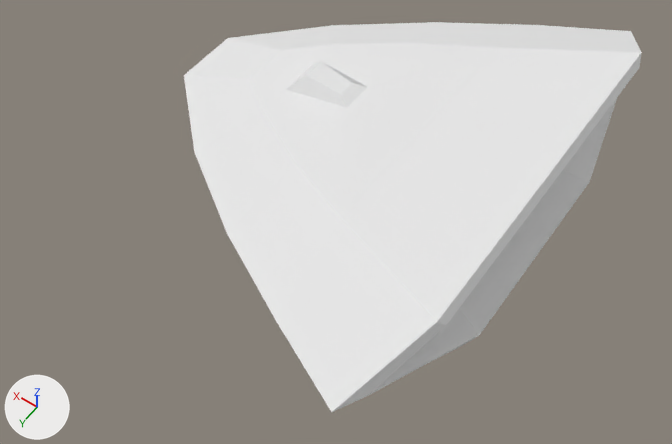
The FBX model Assets/3d/PlayerShip.fbx, before and after one commit.
Both versions are drawn from a 50 mm lens placed at (-1.25, 2.0, 2.47), pointed at (-0.04, 0.31, -0.18). The lights are fixed; the arrows at lower left show +X, +Y and +Z.

Before the edit, the objects in view are built like this:
```python
me_cube = bpy.data.meshes.new('Cube')
me_cube.from_pydata(...)  # 54 vertices, 54 faces; spans x -1.01..1.01, y -0.81..0.7, z -0.25..0.21
me_cube.materials.append(mat_material)  # white #e7e7e7
ob_ship = bpy.data.objects.new('Ship', me_cube)
ob_ship.location = (0.0, 0.008, 0.023)
ob_ship.rotation_euler = (0.0, 0.0, 1.571)  # degrees (0, 0, 90)
```
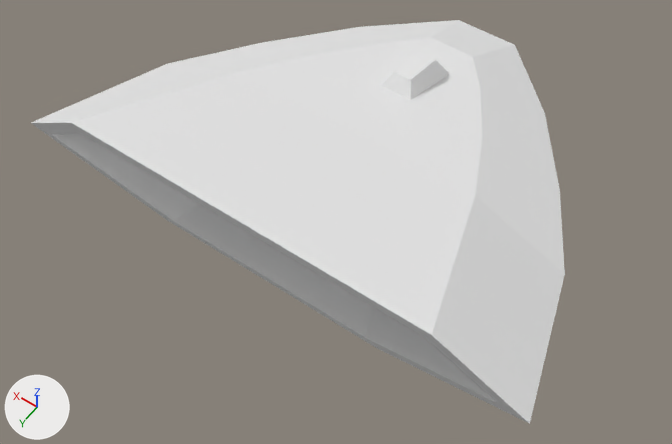
Scene script edits in JSON lines:
```json
{"block": "me_cube", "where": "# used by ob_ship; location = (0.0, 0.008, 0.023); rotation_euler = (0.0, 0.0, 1.571), in degrees (0, 0, 90)"}
{"op": "remove", "block": "me_cube", "code": "me_cube.from_pydata(...)  # 54 vertices, 54 faces; spans x -1.01..1.01, y -0.81..0.7, z -0.25..0.21"}
{"op": "add", "block": "me_cube", "code": "me_cube.from_pydata(...)  # 54 vertices, 54 faces; spans x -1.01..1.01, y -0.18..0.28, z -0.77..0.83"}
{"block": "me_cube", "change": "me_cube part 1: 54 of 54 vertices moved; they spanned x -1.01..1.01, y -0.81..0.7, z -0.25..0.21 and now span x -1.01..1.01, y -0.18..0.28, z -0.77..0.83; mean shift (0.0, -0.02, -0.01); largest move (0.13, -0.81, -0.08) -> (0.13, -0.11, 0.83)"}
{"op": "set", "path": "ob_ship.location", "old": "(0.0, 0.008, 0.023)", "new": "(0.0, 0.0, 0.0)"}
{"op": "set", "path": "ob_ship.rotation_euler", "old": "(0.0, 0.0, 1.571)", "new": "(1.571, 0.0, 0.0)", "note": "degrees (0, 0, 90) -> degrees (90, 0, 0)"}
```

Where the change shows, as pixel boxes (x1, y1, x2, y2) in the pictures (672 x 444 px):
```json
{"object": "Ship", "change": "reshaped, moved, turned", "before": [184, 22, 642, 412], "after": [31, 20, 565, 424]}
```
